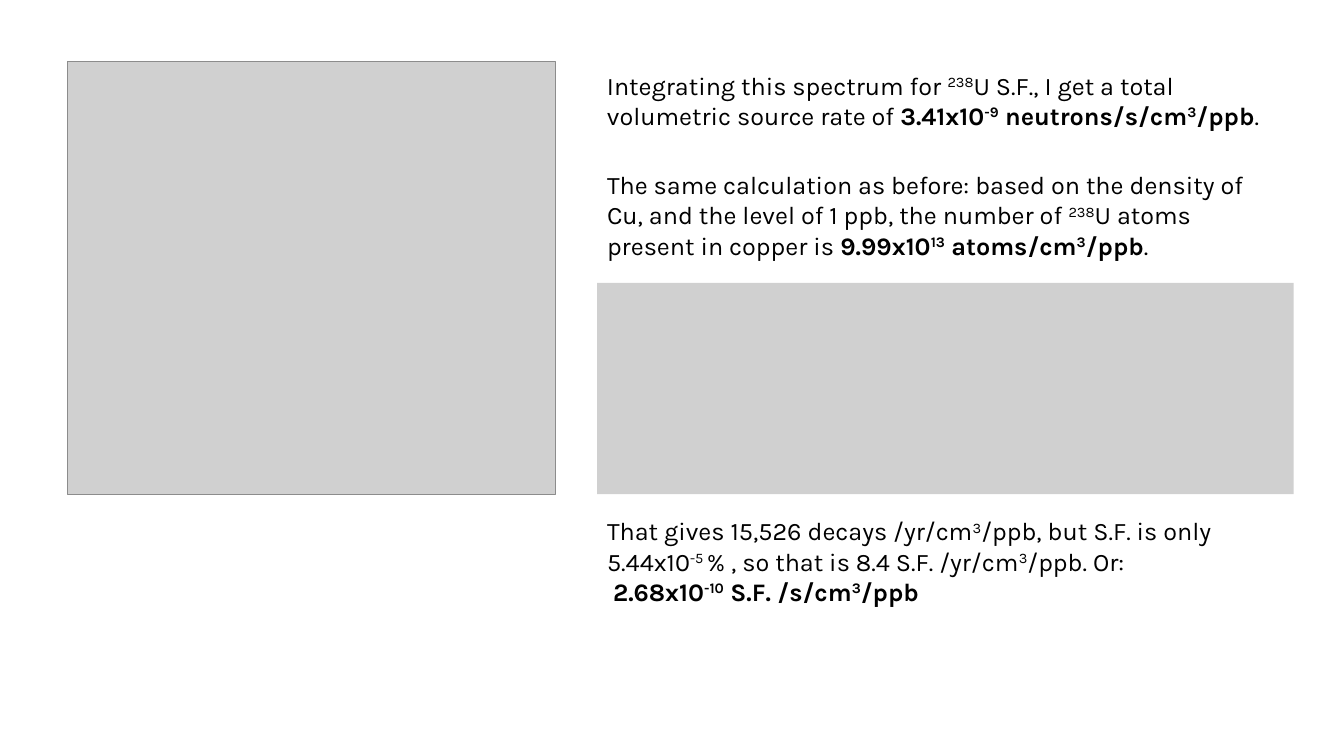
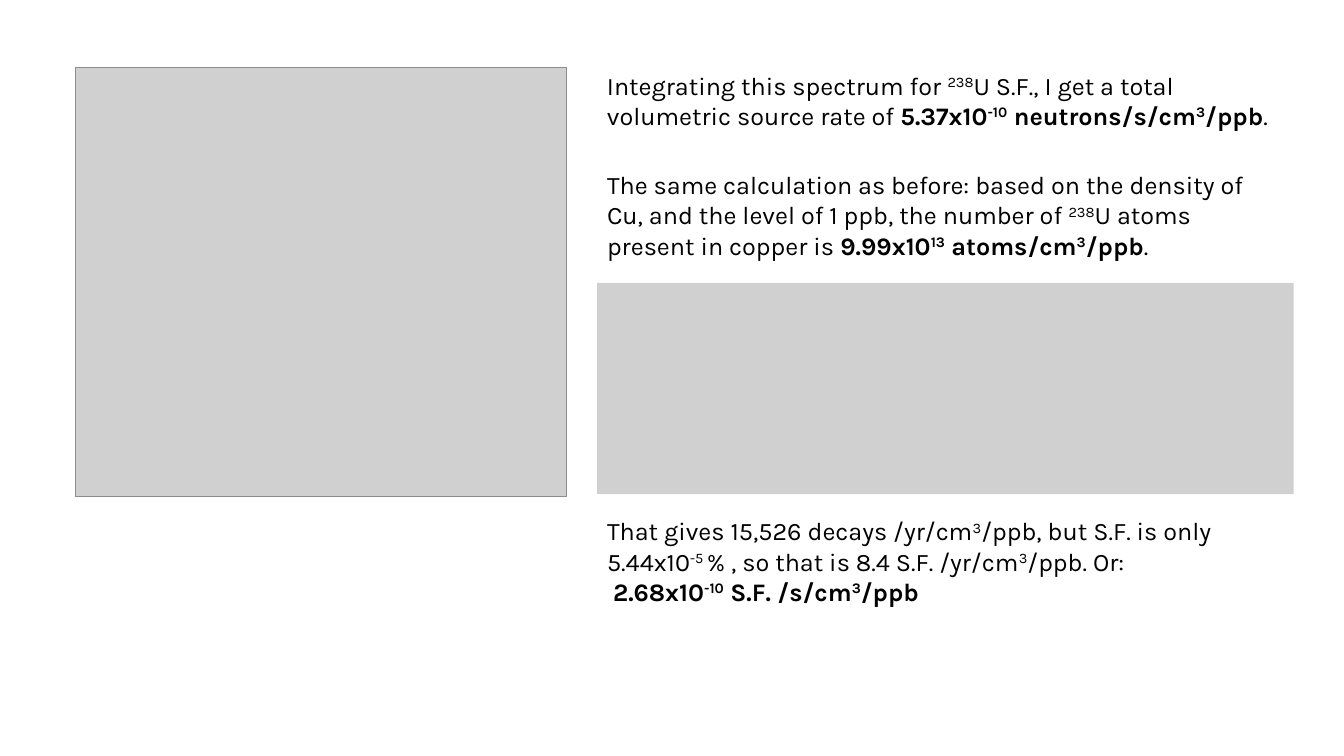
Before and after one commit to villano-lab/n-elec-scattering, a slide deck: slide 8 of 2-Flux/bknds_notes/an-simulation.pptx. Drawn at 1344x756 pixels with LibreOffice and Linux fonts; fonts in the diff are those of the drawing; grey boxes stand for pictures. Boxes give left, top, right and bottom in pixels: in the first picture for what was removed or moved away, otherwise in the second. Text is boxed around its words. In the diff, an @@ line names an element or a change of style, - is before the commit and + after.

```diff
--- a/2-Flux/bknds_notes/an-simulation.pptx
+++ b/2-Flux/bknds_notes/an-simulation.pptx
@@ picture: place and size @@
-picture at box(68, 62, 556, 494)
+picture at box(76, 68, 567, 497)
@@ text at box(607, 77, 1268, 131): text changed @@
-Integrating this spectrum for 238U S.F., I get a total volumetric source rate of 3.41x10-9 neutrons/s/cm3/ppb.
+Integrating this spectrum for 238U S.F., I get a total volumetric source rate of 5.37x10-10 neutrons/s/cm3/ppb.
```
Also in this commit, not shown: 4 other slides changed, 1 other file.
